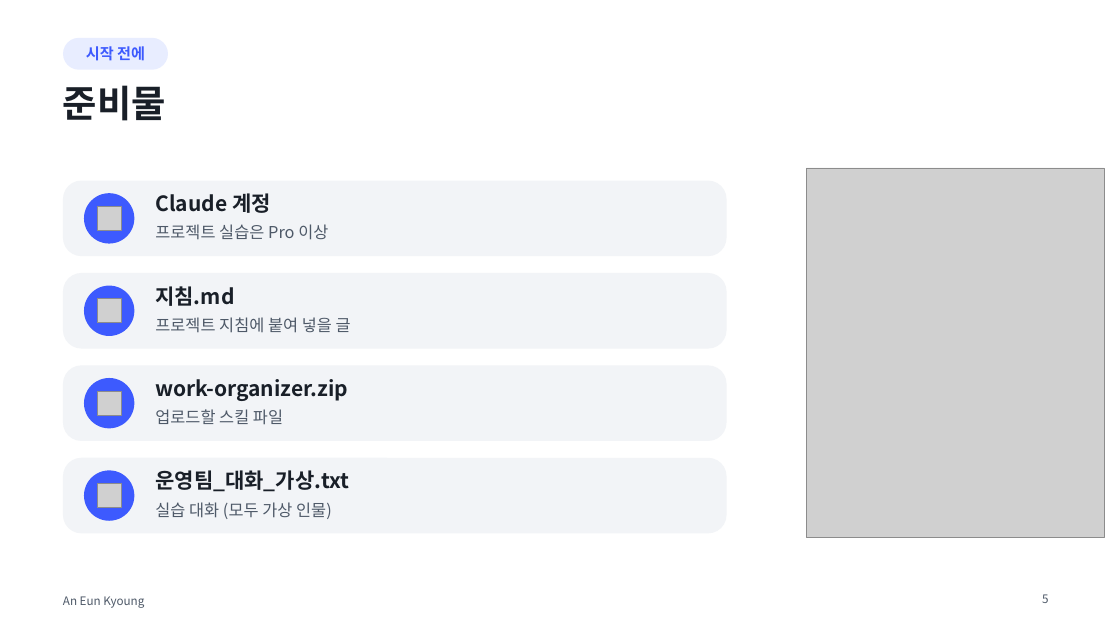
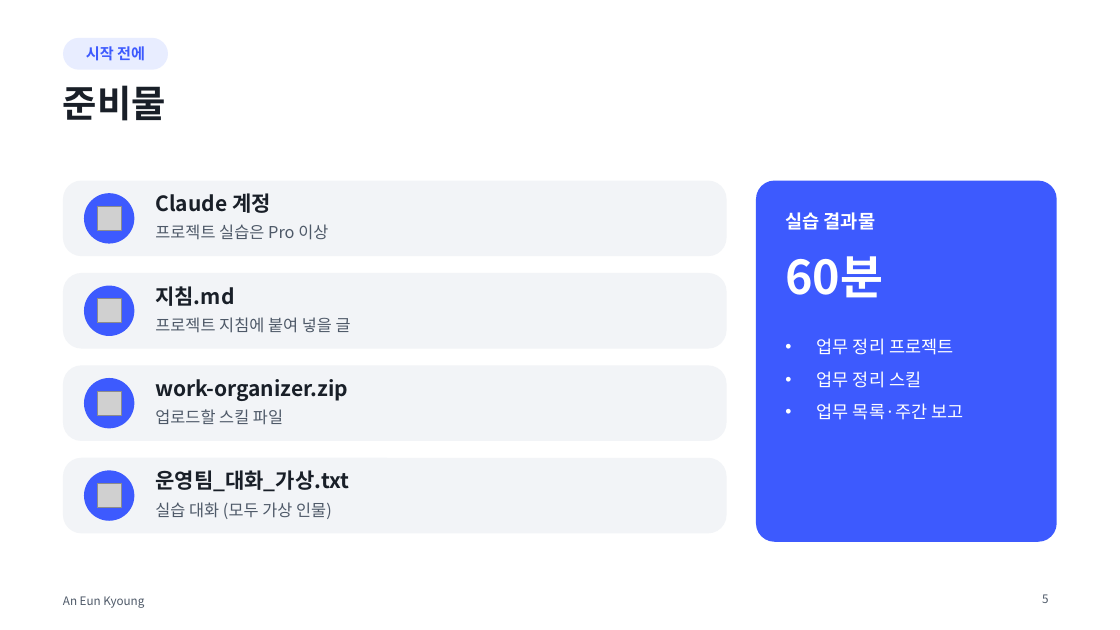
Before and after one commit to eunkyoungAn/-, a slide deck: slide 5 of output/업무정리비서-강의/나만의_업무정리비서_만들기.pptx. Drawn at 1120x630 pixels with LibreOffice and Linux fonts; fonts in the diff are those of the drawing; grey boxes stand for pictures. Boxes give left, top, right and bottom in pixels: in the first picture for what was removed or moved away, otherwise in the second. Text is boxed around its words. In the diff, an @@ line names an element or a change of style, - is before the commit and + after.

```diff
--- a/output/업무정리비서-강의/나만의_업무정리비서_만들기.pptx
+++ b/output/업무정리비서-강의/나만의_업무정리비서_만들기.pptx
@@ picture removed at (807,168,1104,538) @@
@@ rounded rectangle added at (756,181,1057,542), fill #3D5AFE @@
@@ text added at (785,212,875,230), 16 pt, text #FFFFFF, bold @@
+실습 결과물
@@ text added at (785,256,883,298), 40 pt, text #FFFFFF, bold @@
+60분
@@ text added at (817,338,963,420), 15 pt, text #FFFFFF @@
+• 업무 정리 프로젝트
+• 업무 정리 스킬
+• 업무 목록·주간 보고
```
Also in this commit, not shown: 15 other slides changed, 2 slides added, 2 slides removed, 4 other files.
